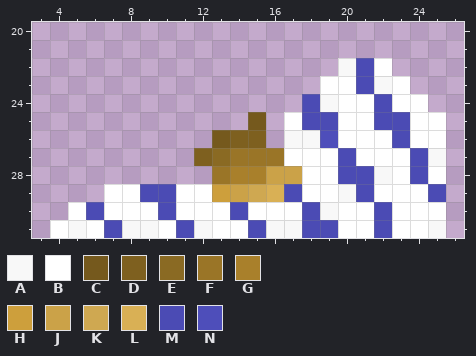
Pixel-art sprite -- code/art/artwork/nft-adventure/stories/nft-text-adventure-art/vector/body.svg.png. The picture above was drawn from the file before the commit.
The file is 256x256 pixels, drawn in blocks of 8x8; one block is one cell here. Colours within 5 levels of each other are drawn and written as one. Shown: x 3..26, y 20..31.
Palette (. is transparent): A #f8f8f8  B #ffffff  C #75591d  D #7e601f  E #8a6a23  F #9a7527  G #a9802b  H #cd9f3c  J #cba248  K #cfa851  L #d9b055  M #4b4bb4  N #4e4eba
After:
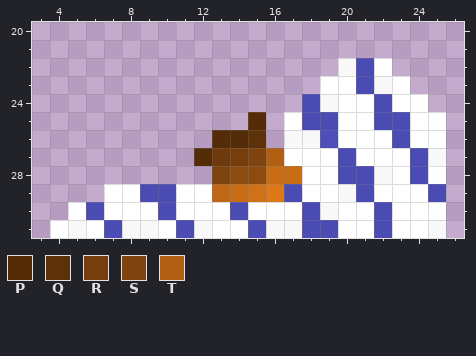
Colours new in this view: P #542c08  Q #5e3209  R #753e0c  S #7e430e  T #b05f13
Changes in this commit:
{"colour":"E","old":"#8a6a23","new":"#6e3a0b"}
{"colour":"G","old":"#a9802b","new":"#8c4b0f"}
{"colour":"H","old":"#cd9f3c","new":"#bf6715"}
{"colour":"J","old":"#cba248","new":"#c86d16"}
{"colour":"K","old":"#cfa851","new":"#cf7117"}
{"colour":"L","old":"#d9b055","new":"#dd7918"}
{"y":25,"x":15,"old":"C","new":"P"}
{"y":26,"x":13,"old":"CDD","new":"PPQ"}
{"y":27,"x":12,"old":"D","new":"P"}
{"y":27,"x":14,"old":"FFF","new":"RST"}
{"y":28,"x":13,"old":"F","new":"S"}
